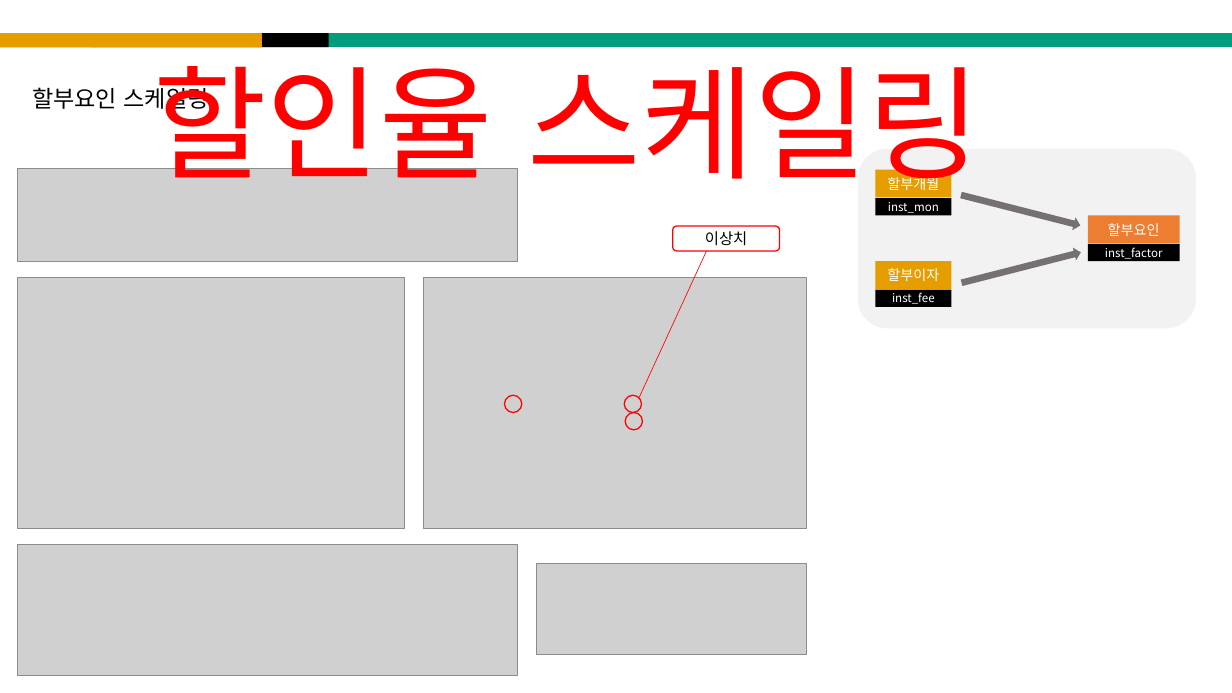
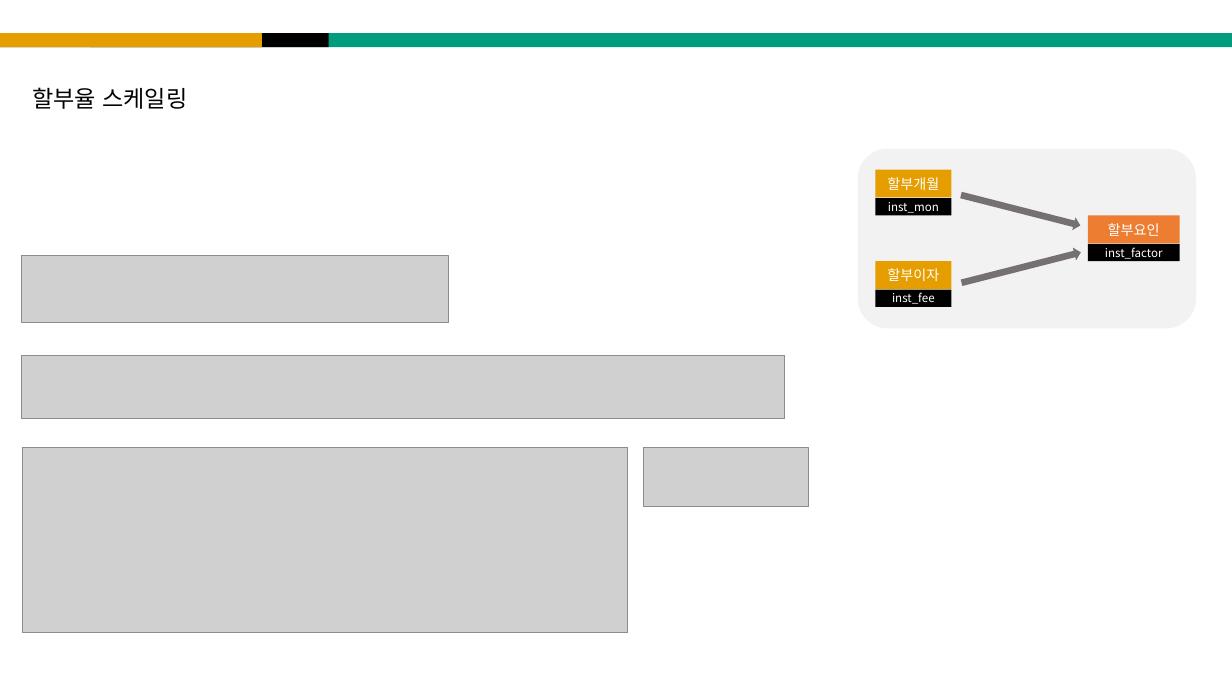
Before and after one commit to horaeng1/Asiae_AI, a slide deck: slide 9 of 1_Code/4_kim/R/BA_Project.pptx. Drawn at 1232x693 pixels with LibreOffice and Linux fonts; fonts in the diff are those of the drawing; grey boxes stand for pictures. Boxes give left, top, right and bottom in pixels: in the first picture for what was removed or moved away, otherwise in the second. Text is boxed around its words. In the diff, an @@ line names an element or a change of style, - is before the commit and + after.

```diff
--- a/1_Code/4_kim/R/BA_Project.pptx
+++ b/1_Code/4_kim/R/BA_Project.pptx
@@ text removed at bbox=[153, 44, 981, 200] @@
-할인율 스케일링
@@ text at bbox=[32, 87, 187, 109]: text changed @@
-할부요인 스케일링
+할부율 스케일링
@@ picture removed at bbox=[18, 169, 518, 262] @@
@@ rounded rectangle removed at bbox=[673, 226, 780, 251] @@
-이상치
@@ picture added at bbox=[21, 256, 448, 323] @@
@@ line removed from (707, 251) to (640, 397) @@
@@ picture removed at bbox=[18, 277, 405, 529] @@
@@ picture removed at bbox=[423, 277, 807, 529] @@
@@ picture added at bbox=[21, 356, 785, 420] @@
@@ ellipse removed at bbox=[505, 396, 522, 413] @@
@@ ellipse removed at bbox=[625, 396, 642, 413] @@
@@ ellipse removed at bbox=[626, 412, 643, 430] @@
@@ picture added at bbox=[22, 447, 628, 633] @@
@@ picture added at bbox=[644, 447, 809, 507] @@
@@ picture removed at bbox=[18, 544, 518, 675] @@
@@ picture removed at bbox=[536, 564, 807, 655] @@
```
Also in this commit, not shown: 9 other slides changed, 11 slides added, 3 slides removed, 2 other files.
